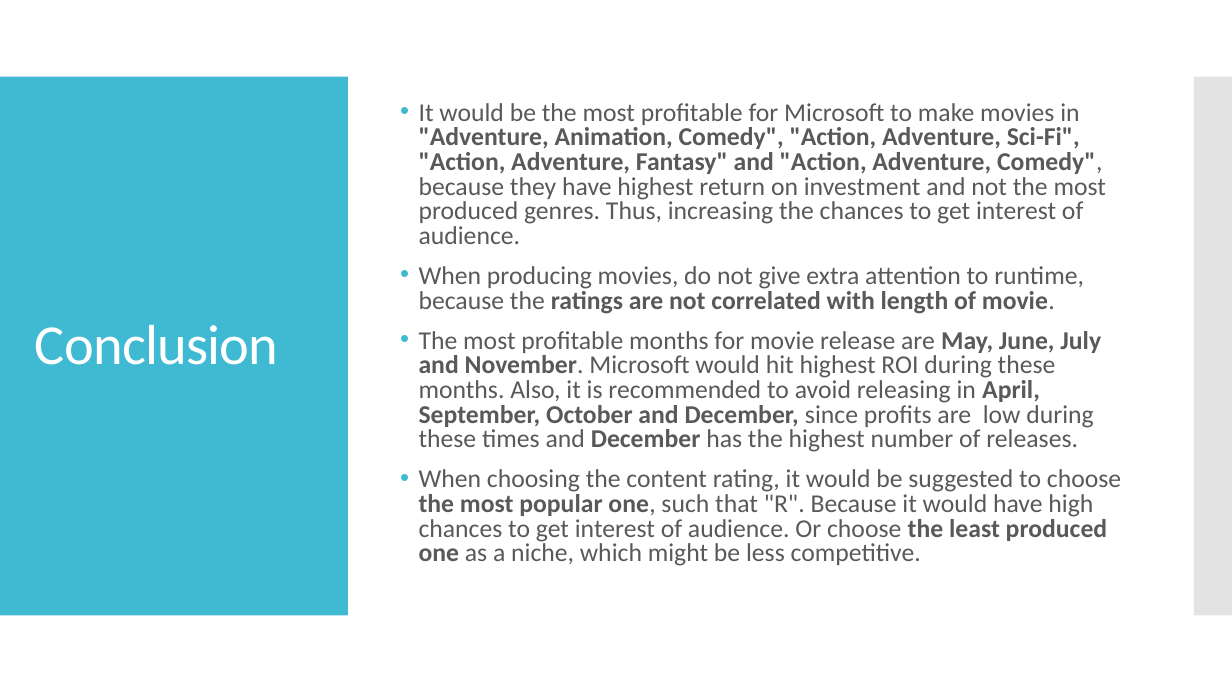
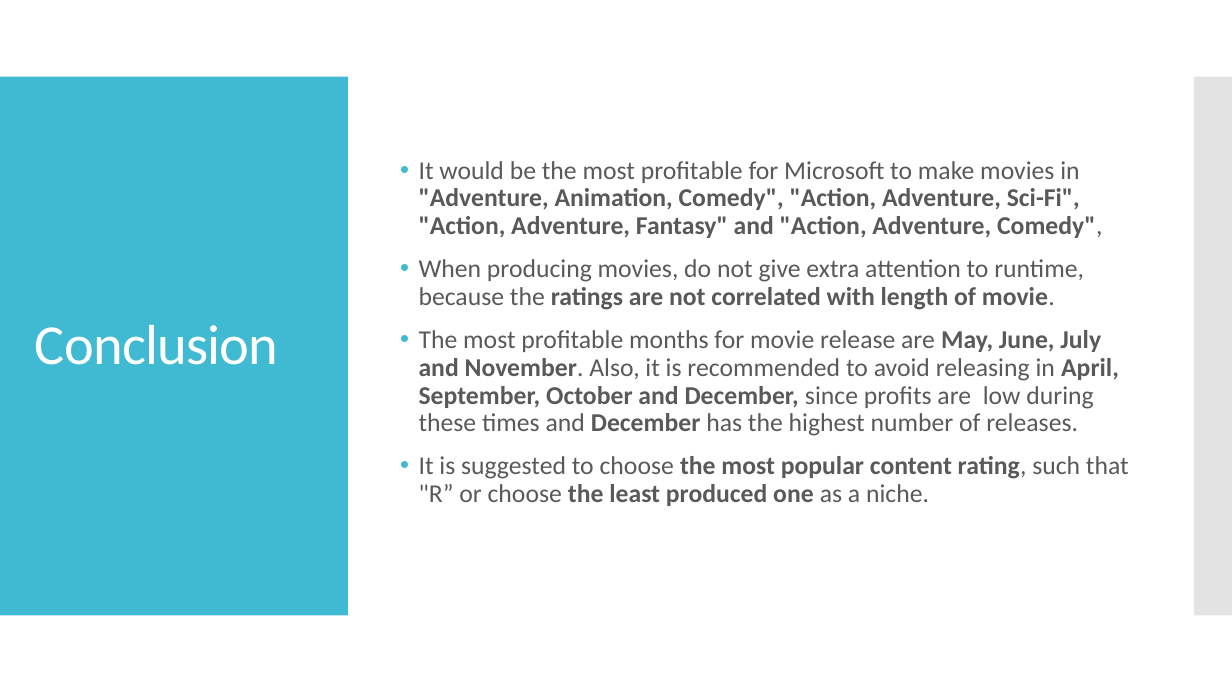
Before and after one commit to zyazyaG/110920-pt-project-template, a slide deck: slide 10 of Movie_Industry_Analysis.pptx. Drawn at 1232x693 pixels with LibreOffice and Linux fonts; fonts in the diff are those of the drawing. Boxes give left, top, right and bottom in pixels: in the first picture for what was removed or moved away, otherwise in the second. Text is boxed around its words. In the diff, an @@ line names an element or a change of style, - is before the commit and + after.

```diff
--- a/Movie_Industry_Analysis.pptx
+++ b/Movie_Industry_Analysis.pptx
@@ text at [419,161,1102,238]: text changed; bold on @@
-• It would be the most profitable for Microsoft to make movies in "Adventure, Animation, Comedy", "Action, Adventure, Sci-Fi", "Action, Adventure, Fantasy" and "Action, Adventure, Comedy", because they have highest return on investment and not the most produced genres. Thus, increasing the chances to get interest of audience.
+• It would be the most profitable for Microsoft to make movies in "Adventure, Animation, Comedy", "Action, Adventure, Sci-Fi", "Action, Adventure, Fantasy" and "Action, Adventure, Comedy",
@@ text at [419,259,1084,310]: line spacing 0.8 to 0.9 @@
@@ text at [419,330,1129,506]: text changed @@
-• The most profitable months for movie release are May, June, July and November. Microsoft would hit highest ROI during these months. Also, it is recommended to avoid releasing in April, September, October and December, since profits are low during these times and December has the highest number of releases.
-• When choosing the content rating, it would be suggested to choose the most popular one, such that "R". Because it would have high chances to get interest of audience. Or choose the least produced one as a niche, which might be less competitive.
+• The most profitable months for movie release are May, June, July and November. Also, it is recommended to avoid releasing in April, September, October and December, since profits are low during these times and December has the highest number of releases.
+• It is suggested to choose the most popular content rating, such that "R” or choose the least produced one as a niche.
```
Also in this commit, not shown: 1 other file.
